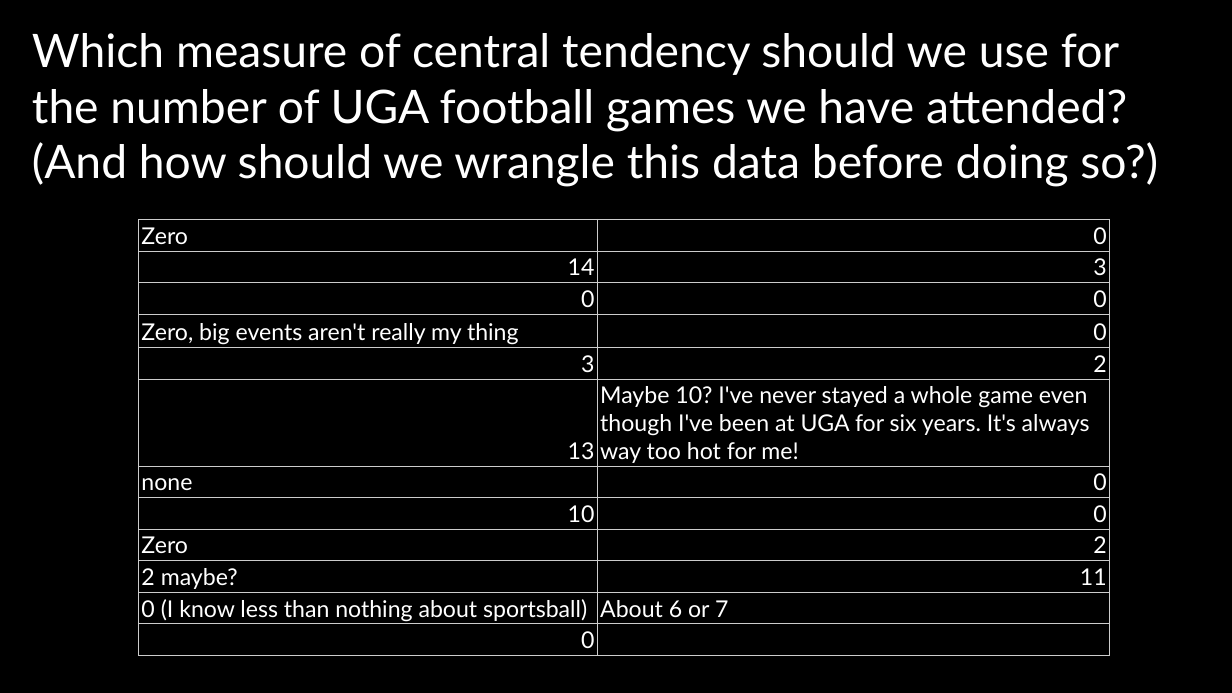
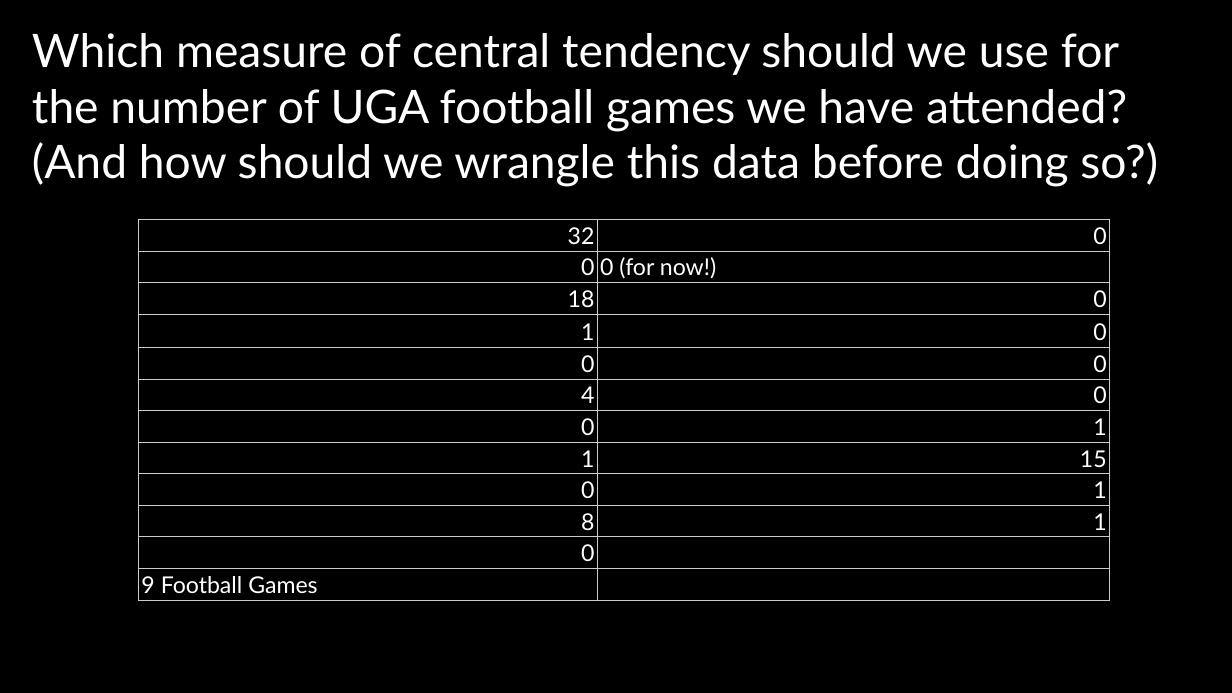
Before and after one commit to jshannon75/geog4300, a slide deck: slide 5 of in_class_slides/previous year slides/geog4300_W04-1 Classification and descriptive stats.pptx (slide 3 before the commit). Drawn at 1232x693 pixels with LibreOffice and Linux fonts; fonts in the diff are those of the drawing; background and template pictures are left out. Boxes give left, top, right and bottom in pixels: in the first picture for what was removed or moved away, otherwise in the second. Text is boxed around its words. In the diff, an @@ line names an element or a change of style, - is before the commit and + after.

```diff
--- a/in_class_slides/previous year slides/geog4300_W04-1 Classification and descriptive stats.pptx
+++ b/in_class_slides/previous year slides/geog4300_W04-1 Classification and descriptive stats.pptx
@@ table at box(139, 219, 1109, 600) @@
-row 1: Zero | 0
-row 2: 14 | 3
+row 1: 32 | 0
+row 2: 0 | 0 (for now!)
+row 3: 18 | 0
+row 4: 1 | 0
-row 4: Zero, big events aren't really my thing | 0
-row 5: 3 | 2
-row 6: 13 | Maybe 10? I've never stayed a whole game even though I've been at UGA for six years. It's always way too hot for me!
-row 7: none | 0
-row 8: 10 | 0
-row 9: Zero | 2
-row 10: 2 maybe? | 11
-row 11: 0 (I know less than nothing about sportsball) | About 6 or 7
+row 6: 4 | 0
+row 7: 0 | 1
+row 8: 1 | 15
+row 9: 0 | 1
+row 10: 8 | 1
+row 12: 9 Football Games | 
```
Also in this commit, not shown: 2 other slides changed, 5 slides added, 4 slides removed, 6 other files.
